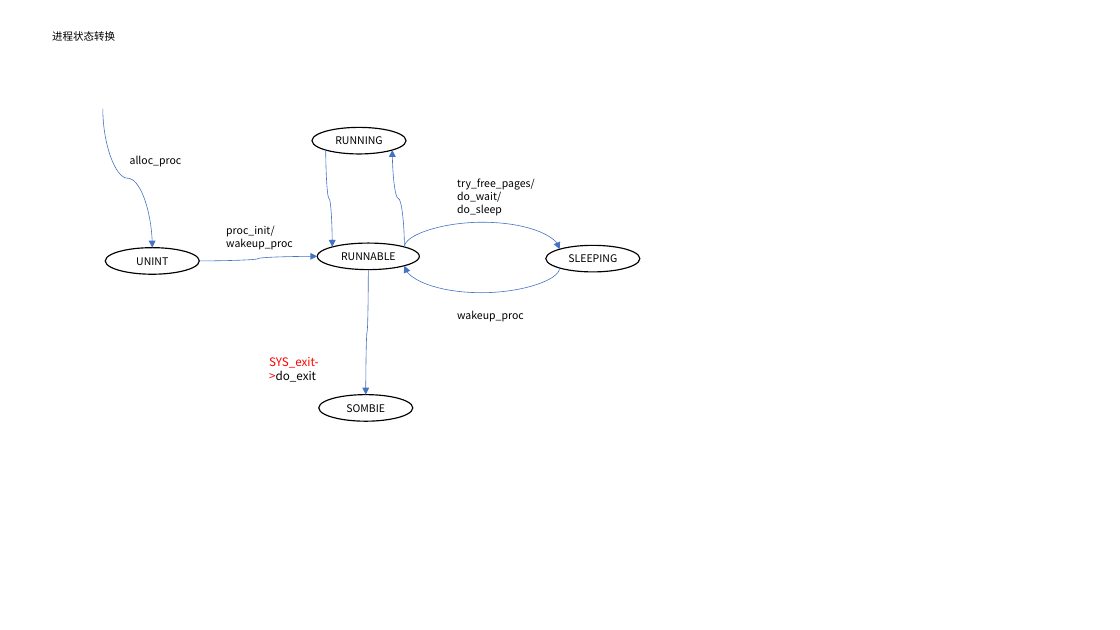
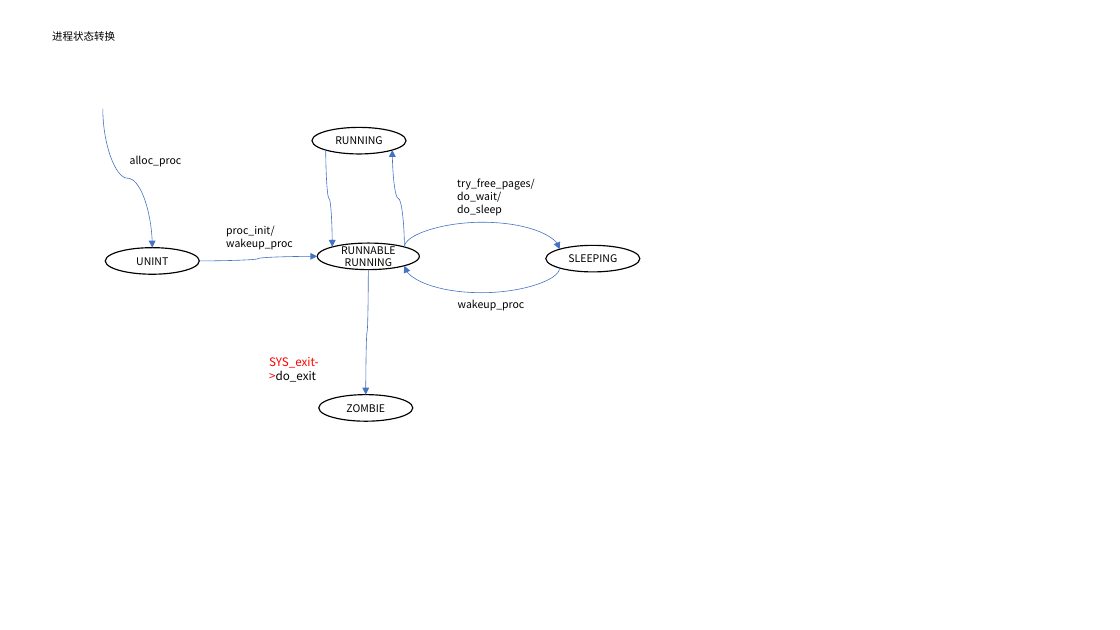
Before and after one commit to libinyl/lcore, a slide deck: slide 5 of 进程.pptx. Drawn at 1120x630 pixels with LibreOffice and Linux fonts; fonts in the diff are those of the drawing. Boxes give left, top, right and bottom in pixels: in the first picture for what was removed or moved away, otherwise in the second. Text is boxed around its words. In the diff, an @@ line names an element or a change of style, - is before the commit and + after.

```diff
--- a/进程.pptx
+++ b/进程.pptx
@@ text in ellipse at [345, 258, 392, 270]: paragraph added @@
+RUNNING
@@ text "wakeup_proc": place and size @@
-text "wakeup_proc" at [457, 310, 524, 322]
+text "wakeup_proc" at [458, 299, 525, 311]
@@ text in ellipse at [346, 404, 385, 412]: text changed @@
-SOMBIE
+ZOMBIE
```
Also in this commit, not shown: 1 other slide changed, 11 other files.
